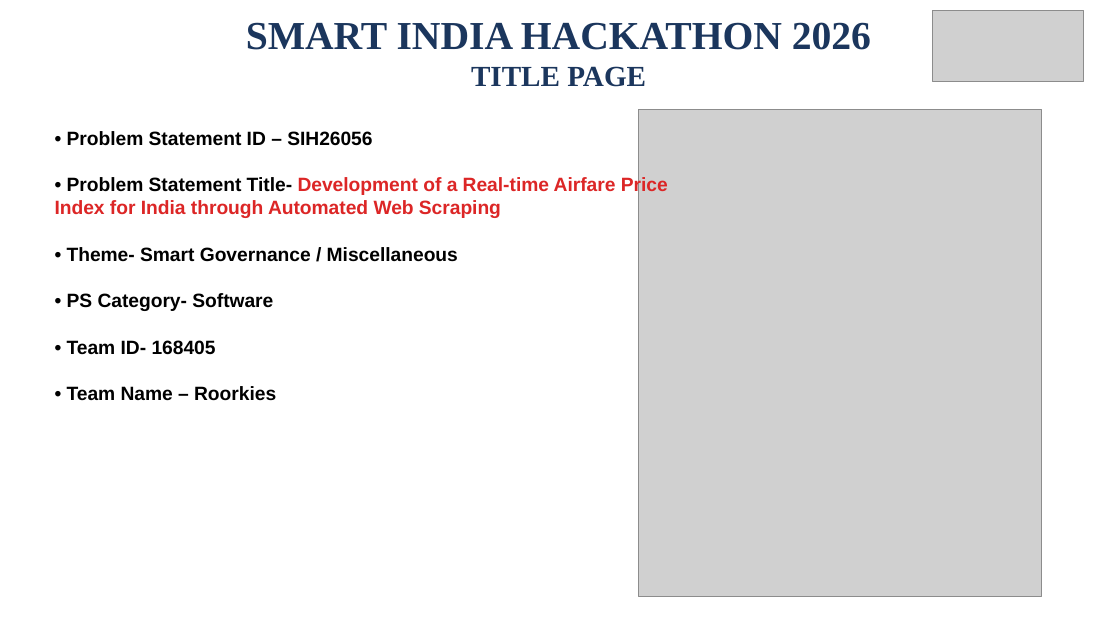
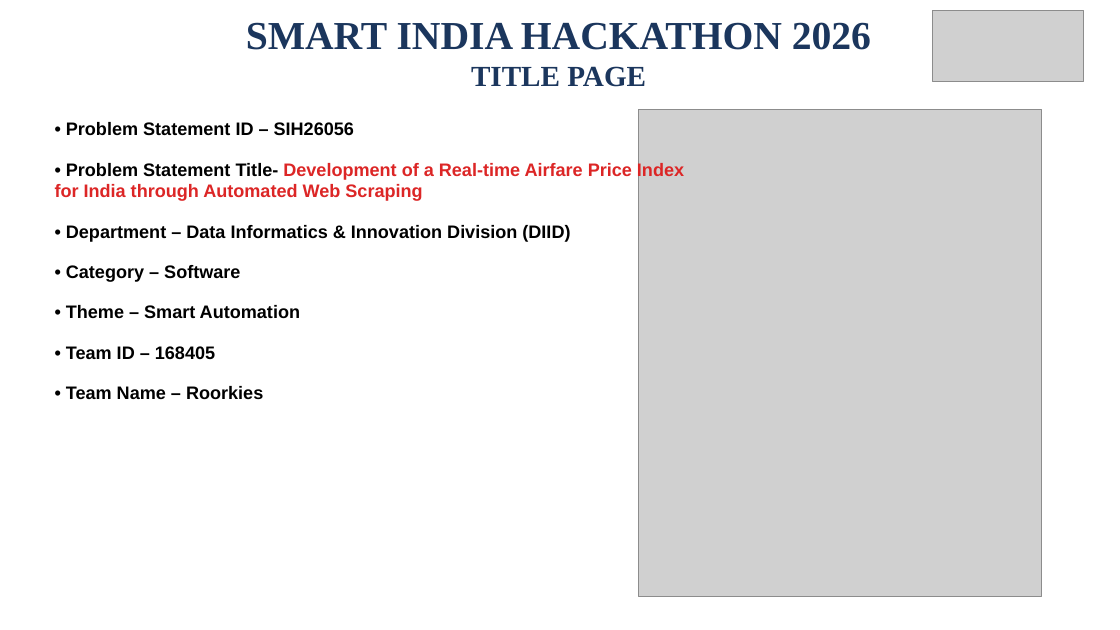
Before and after one commit to oshshivish-tech/sih26056_airfare_cpi, a slide deck: slide 1 of public/AirIntel_India_SIH26056_Presentation.pptx. Drawn at 1120x630 pixels with LibreOffice and Linux fonts; fonts in the diff are those of the drawing; grey boxes stand for pictures. Boxes give left, top, right and bottom in pixels: in the first picture for what was removed or moved away, otherwise in the second. Text is boxed around its words. In the diff, an @@ line names an element or a change of style, - is before the commit and + after.

```diff
--- a/public/AirIntel_India_SIH26056_Presentation.pptx
+++ b/public/AirIntel_India_SIH26056_Presentation.pptx
@@ text "• Problem Statement ID – ..." moved from (x1=55, y1=131, x2=668, y2=401) to (x1=55, y1=122, x2=684, y2=399) @@
@@ text at (x1=55, y1=122, x2=684, y2=399): size 16.5 to 15.5 pt in "• Problem Statement ID – SIH26056", "• Problem Statement Title- Development of a ...", "• Team Name – Roorkies"; less space between paragraphs @@
@@ text at (x1=66, y1=225, x2=570, y2=359): text changed; size 16.5 to 15.5 pt @@
-• Theme- Smart Governance / Miscellaneous
-• PS Category- Software
-• Team ID- 168405
+• Department – Data Informatics & Innovation Division (DIID)
+• Category – Software
+• Theme – Smart Automation
+• Team ID – 168405
```
Also in this commit, not shown: 7 other files.
